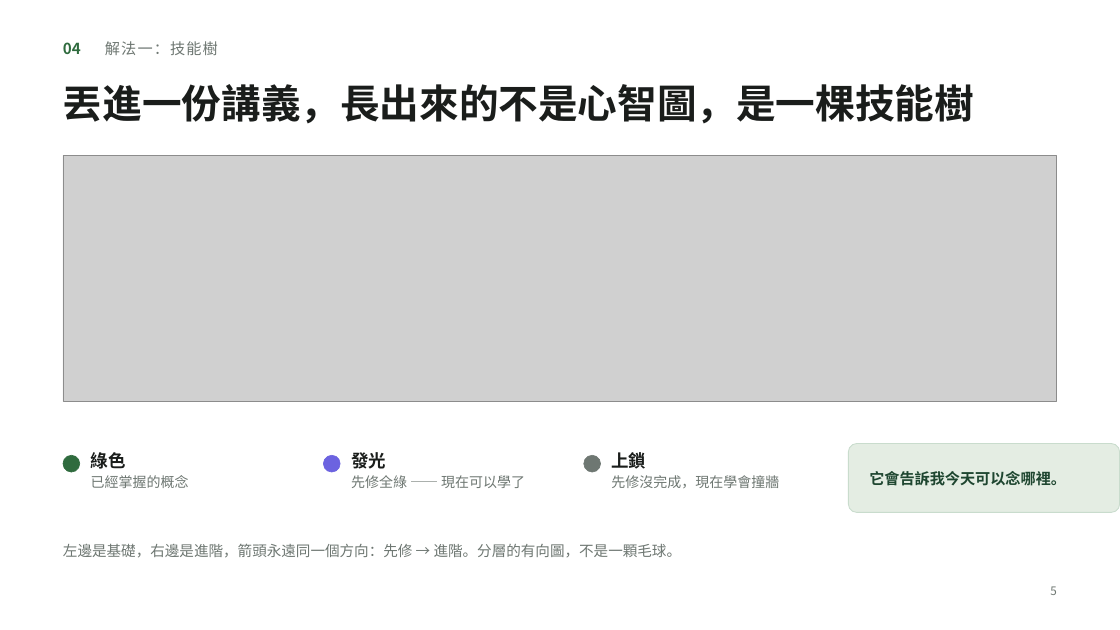
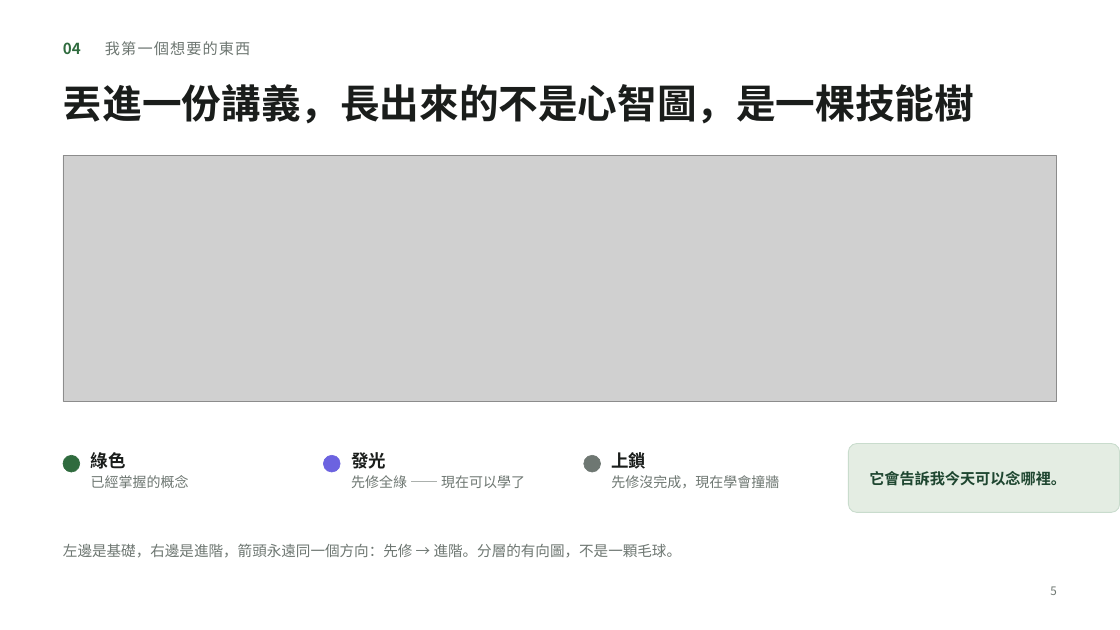
Before and after one commit to PeterTasi/avocado, a slide deck: slide 5 of AdaptLearn-6min.pptx. Drawn at 1120x630 pixels with LibreOffice and Linux fonts; fonts in the diff are those of the drawing; grey boxes stand for pictures. Boxes give left, top, right and bottom in pixels: in the first picture for what was removed or moved away, otherwise in the second. Text is boxed around its words. In the diff, an @@ line names an element or a change of style, - is before the commit and + after.

```diff
--- a/AdaptLearn-6min.pptx
+++ b/AdaptLearn-6min.pptx
@@ text at (105, 41, 250, 55): text changed @@
-解法一：技能樹
+我第一個想要的東西
```
Also in this commit, not shown: 6 other slides changed, 1 other file.
